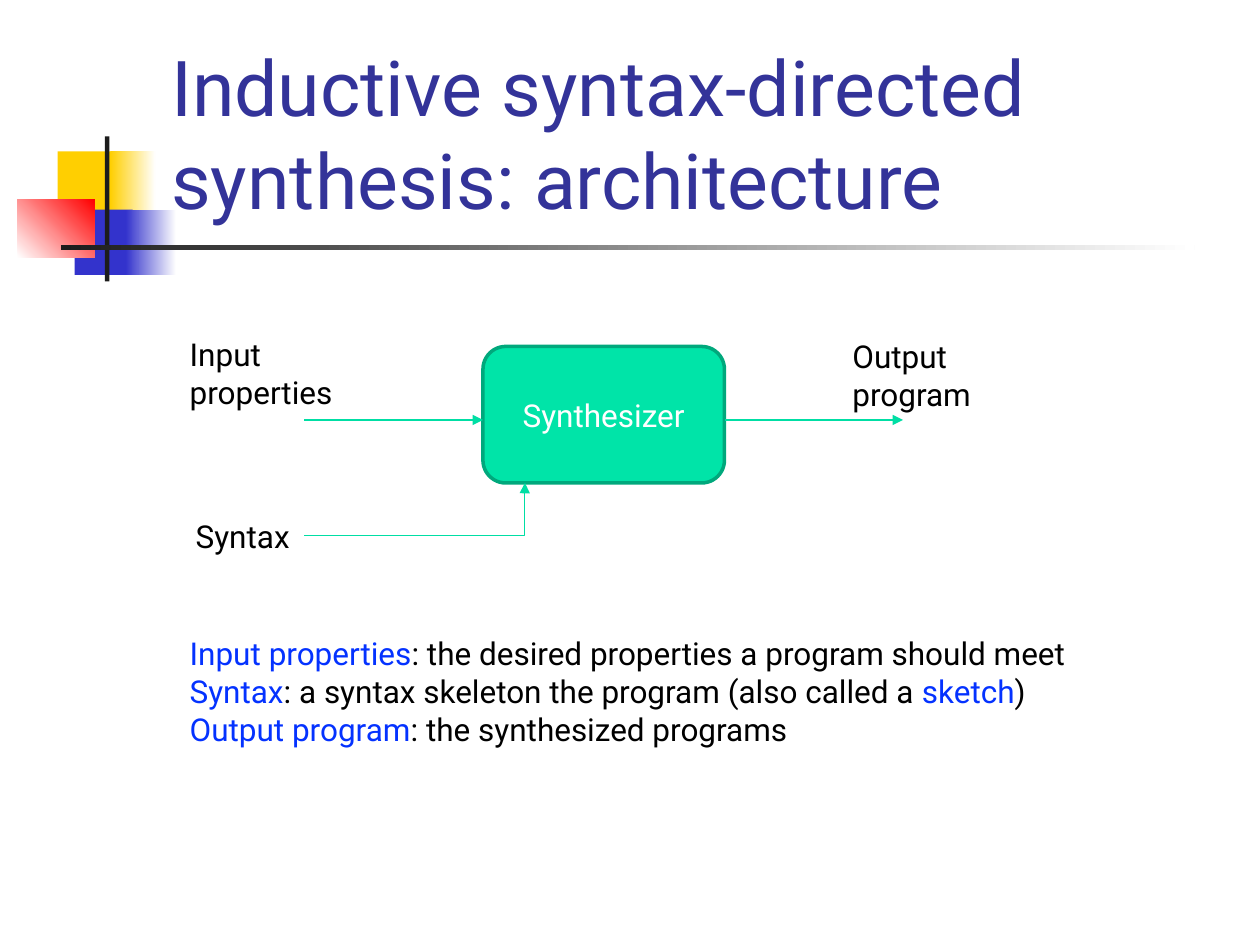
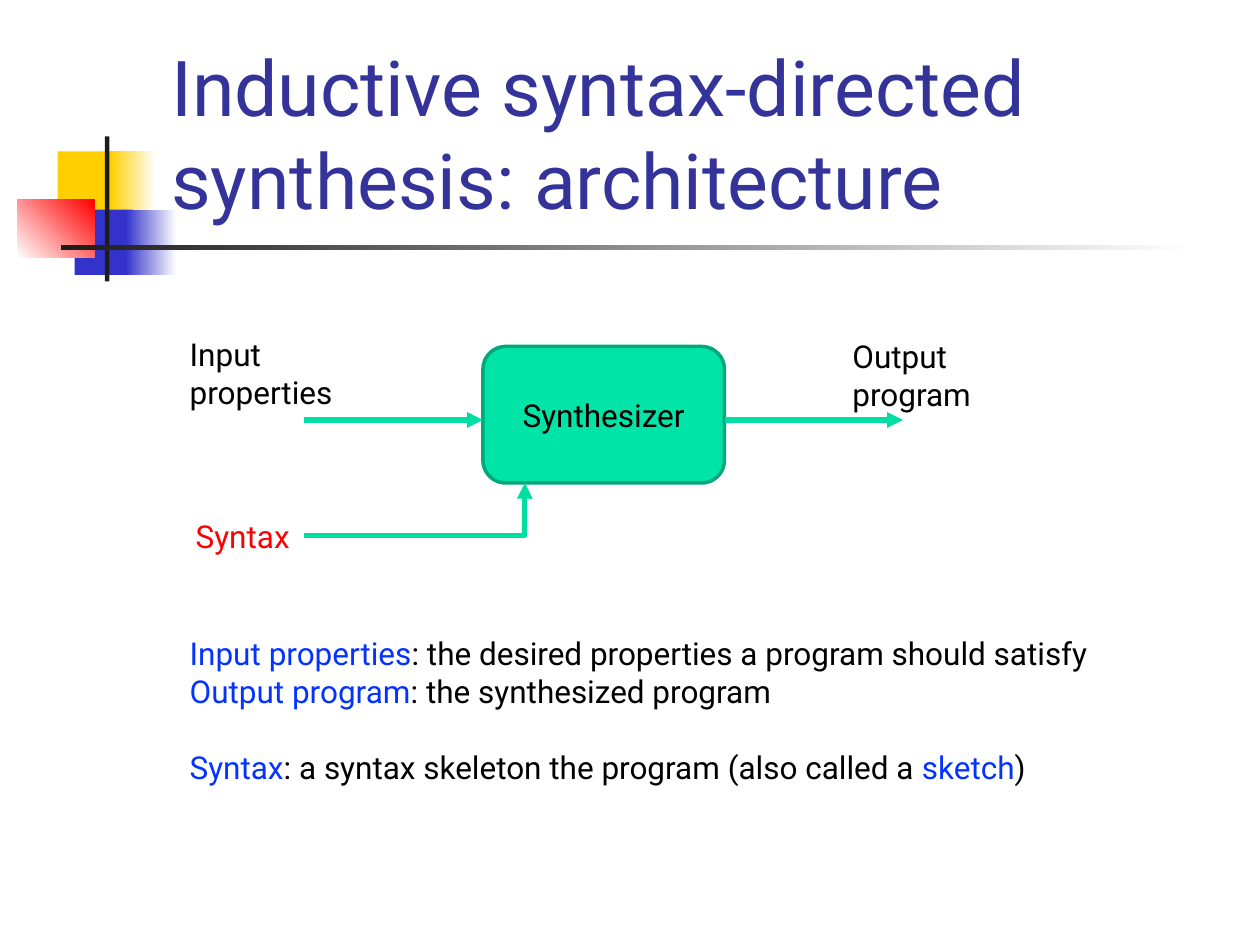
Before and after one commit to csslab-ustc/csslab-ustc.github.io, a slide deck: slide 5 of courses/theory/slides/lec20-synthesis.pptx (slide 6 before the commit). Drawn at 1260x945 pixels with LibreOffice and Linux fonts; fonts in the diff are those of the drawing. Boxes give left, top, right and bottom in pixels: in the first picture for what was removed or moved away, otherwise in the second. Text is boxed around its words. In the diff, an @@ line names an element or a change of style, - is before the commit and + after.

```diff
--- a/courses/theory/slides/lec20-synthesis.pptx
+++ b/courses/theory/slides/lec20-synthesis.pptx
@@ rounded rectangle "Synthesizer" at <box>483,346,724,483</box>: text colour #FFFFFF to #000000 @@
@@ arrow (305, 420) - (483, 420): stroke #00DFA4 0.75 pt to #00DFA4 3 pt @@
@@ arrow (724, 420) - (903, 420): stroke #00DFA4 0.75 pt to #00DFA4 3 pt @@
@@ elbow arrow (305, 536) - (525, 483): stroke #00DFA4 0.75 pt to #00DFA4 3 pt @@
@@ text "Syntax" at <box>196,525,290,555</box>: text colour #000000 to #FF0000 @@
@@ text at <box>190,641,1087,710</box>: text changed @@
-Input properties: the desired properties a program should meet
+Input properties: the desired properties a program should satisfy
+Output program: the synthesized program
@@ text at <box>190,717,787,748</box>: paragraph removed @@
-Output program: the synthesized programs
```
Also in this commit, not shown: 6 other slides changed, 2 slides added, 3 slides removed, 2 other files.
